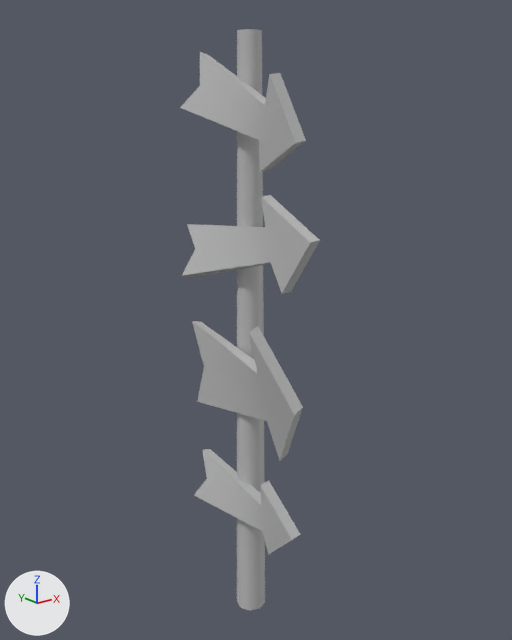
One commit to the FBX model Assets/Johan/environment/signs.fbx: the scene before it, then after it.
One viewpoint serves both versions: a 50 mm lens placed at (-0.256, -0.326, 0.324), pointed at (0.009, 0.005, 0.192). Arrows for +X, +Y and +Z are at lower left; the lights stay in place. Where no turn or scale is listed for an object, it has been applied to the vertices.

The older version as bpy lines, for what is in view:
```python
me_mesh = bpy.data.meshes.new('Mesh')
me_mesh.from_pydata(...)  # 42 vertices, 40 faces; spans x -0.0179..-0.003, y -0.0569..0.0414, z -0.3002..-0.2473
me_mesh.materials.append(mat_lambert1)  # grey #bcbcbc
me_mesh_001 = bpy.data.meshes.new('Mesh.001')
me_mesh_001.from_pydata(...)  # an 8-sided cut cone along z (radius 0.01 at the low end, 0.007 at the high end) spanning x -0.01..0.01, y -0.01..0.01, z -0.01..0.359
me_mesh_001.materials.append(mat_lambert1)  # grey #bcbcbc
me_mesh_002 = bpy.data.meshes.new('Mesh.002')
me_mesh_002.from_pydata(...)  # 42 vertices, 40 faces; spans x -0.0254..0.0045, y -0.0569..0.0414, z -0.2468..-0.1563
me_mesh_002.materials.append(mat_lambert1)  # grey #bcbcbc
me_mesh_003 = bpy.data.meshes.new('Mesh.003')
me_mesh_003.from_pydata(...)  # 42 vertices, 40 faces; spans x -0.0185..-0.0006, y -0.0678..0.0564, z -0.145..-0.085
me_mesh_003.materials.append(mat_lambert1)  # grey #bcbcbc
me_mesh_004 = bpy.data.meshes.new('Mesh.004')
me_mesh_004.from_pydata(...)  # 42 vertices, 40 faces; spans x -0.0179..-0.003, y -0.0547..0.0442, z -0.0732..-0.0096
me_mesh_004.materials.append(mat_lambert1)  # grey #bcbcbc
ob_pole = bpy.data.objects.new('Pole', me_mesh_001)
ob_pole.location = (0.0, 0.0, 0.0)
ob_sign_1 = bpy.data.objects.new('Sign_1', me_mesh_003)
ob_sign_1.location = (0.0, 0.0, 0.3592)
ob_sign_2 = bpy.data.objects.new('Sign_2', me_mesh_002)
ob_sign_2.location = (0.0, 0.0, 0.3592)
ob_sign_3 = bpy.data.objects.new('sign_3', me_mesh)
ob_sign_3.location = (0.0, 0.0, 0.3499)
ob_sign_home = bpy.data.objects.new('Sign_home', me_mesh_004)
ob_sign_home.location = (0.0, 0.0, 0.3592)
```
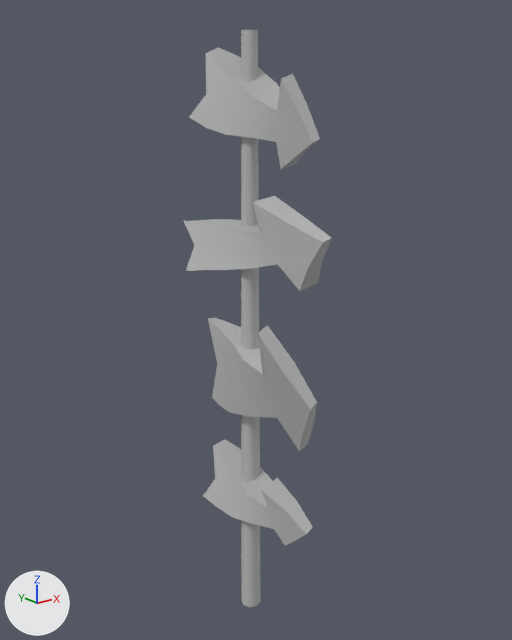
Where the change shows, as pixel boxes [x1, y1, x2, y2] in the pictures (512 x 640 px):
'Pole', mesh rescaled (28% narrower): before [237, 29, 265, 611]; after [241, 30, 261, 607]
'Sign_2', reshaped: before [192, 321, 303, 461]; after [208, 318, 317, 452]
'Sign_home', reshaped: before [180, 52, 306, 172]; after [189, 47, 320, 169]
'Sign_1', reshaped (8% wider): before [182, 195, 320, 294]; after [183, 196, 332, 291]
'sign_3', reshaped: before [194, 449, 300, 555]; after [203, 440, 313, 546]

What the commit changed:
me_mesh_004 is used by ob_sign_home; location (0.0, 0.0, 0.3592).
me_mesh_004 had 42 vertices, 40 faces and spanned x -0.0179..-0.003, y -0.0547..0.0442, z -0.0732..-0.0096.
me_mesh_004 now has 42 vertices, 40 faces and spans x -0.0122..0.0151, y -0.0547..0.0442, z -0.0727..-0.0068.
me_mesh_004 part 5: 42 of 42 vertices moved; they spanned x -0.0179..-0.003, y -0.0547..0.0442, z -0.0732..-0.0096 and now span x -0.0122..0.0151, y -0.0547..0.0442, z -0.0727..-0.0068; mean shift (0.01, 0.0, 0.0001); largest move (-0.0078, -0.0078, -0.0527) -> (0.0112, -0.0078, -0.0483).
me_mesh is used by ob_sign_3; location (0.0, 0.0, 0.3499).
me_mesh had 42 vertices, 40 faces and spanned x -0.0179..-0.003, y -0.0569..0.0414, z -0.3002..-0.2473.
me_mesh now has 42 vertices, 40 faces and spans x -0.0164..0.0162, y -0.0569..0.0414, z -0.2997..-0.2479.
me_mesh part 3: 42 of 42 vertices moved; they spanned x -0.0179..-0.003, y -0.0569..0.0414, z -0.3002..-0.2473 and now span x -0.0164..0.0162, y -0.0569..0.0414, z -0.2997..-0.2479; mean shift (0.0097, 0.0, 0.0); largest move (-0.0037, -0.0312, -0.2993) -> (0.0162, -0.0312, -0.2956).
me_mesh_002 is used by ob_sign_2; location (0.0, 0.0, 0.3592).
me_mesh_002 had 42 vertices, 40 faces and spanned x -0.0254..0.0045, y -0.0569..0.0414, z -0.2468..-0.1563.
me_mesh_002 now has 42 vertices, 40 faces and spans x -0.0191..0.0213, y -0.0569..0.0414, z -0.2458..-0.1573.
me_mesh_002 part 1: 42 of 42 vertices moved; they spanned x -0.0254..0.0045, y -0.0569..0.0414, z -0.2468..-0.1563 and now span x -0.0191..0.0213, y -0.0569..0.0414, z -0.2458..-0.1573; mean shift (0.0115, 0.0, 0.0); largest move (-0.009, 0.0062, -0.1796) -> (0.0134, 0.0062, -0.1787).
me_mesh_001 has 18 vertices, 24 faces and spans x -0.01..0.01, y -0.01..0.01, z -0.01..0.359.
me_mesh_001 is used by ob_pole; location (0.0, 0.0, 0.0).
me_mesh_001 part 2: the whole mesh is scaled about its middle by (0.673, 0.673, 1).
me_mesh_003 is used by ob_sign_1; location (0.0, 0.0, 0.3592).
me_mesh_003 had 42 vertices, 40 faces and spanned x -0.0185..-0.0006, y -0.0678..0.0564, z -0.145..-0.085.
me_mesh_003 now has 42 vertices, 40 faces and spans x -0.0206..0.0146, y -0.0678..0.0806, z -0.1474..-0.0855.
me_mesh_003 part 4: 42 of 42 vertices moved; they spanned x -0.0185..-0.0006, y -0.0678..0.0564, z -0.145..-0.085 and now span x -0.0206..0.0146, y -0.0678..0.0806, z -0.1474..-0.0855; mean shift (0.0106, 0.0076, -0.001); largest move (-0.0185, 0.0469, -0.1427) -> (0.0004, 0.0711, -0.1469).
